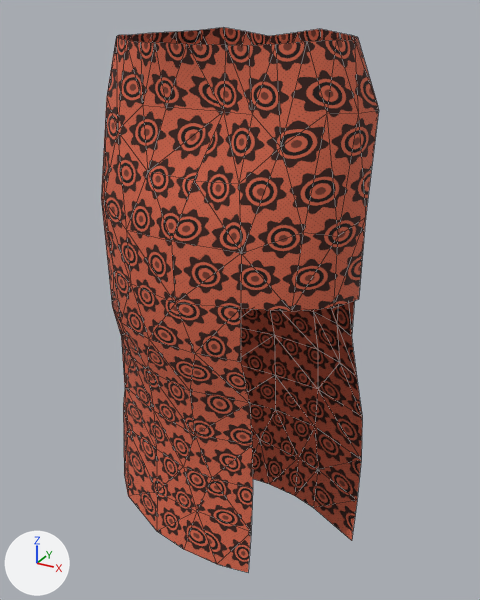
The glTF model client/public/assets/characters/prototype/parts/bottom_slit_female_lod1.glb, before and after one commit.
Before and after are seen from a 50 mm lens placed at (0.466, -0.859, 0.949), pointed at (0.002, -0.016, 0.528). The lights are fixed; the arrows at lower left show +X, +Y and +Z. The first picture is the older version. Mesh edges are drawn as thin lines.

Names of what the first picture shows: 'AWD_W_bottom_slit_l1'.
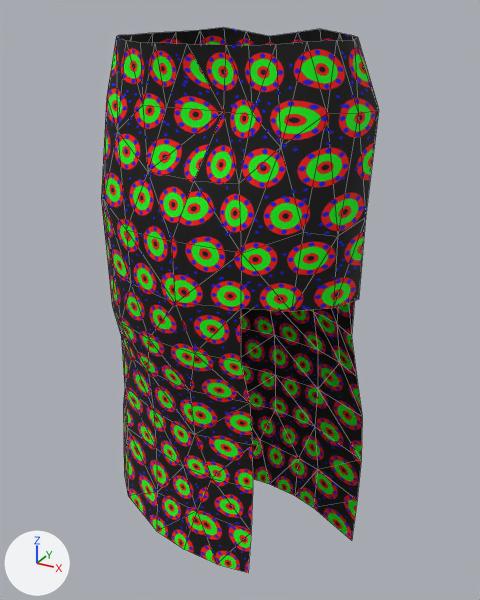
Where the change shows, as pixel boxes [x1, y1, x2, y2] in the pictures (480 x 600 px):
'AWD_W_bottom_slit_l1', recoloured
    both: [101, 27, 379, 573]

What changed in the scene script:
```text
Add img_awd_ankara_mask:
    img_awd_ankara_mask = load_image('awd_ankara_mask', '_unpacked/awd_ankara_mask', 512, 512, 'sRGB')
Add mat_awd_ankara_slit:
    mat_awd_ankara_slit = principled_material('AWD_Ankara_slit')
    mat_awd_ankara_slit.texture = img_awd_ankara_mask
    mat_awd_ankara_slit.roughness = 0.8
Change me_awd_w_bottom_slit_l1:
    where me_awd_w_bottom_slit_l1.from_pydata(...)  # 151 vertices, 250 faces; spans x -0.252..0.209, y -0.173..0.098, z 0.101..0.922
    remove me_awd_w_bottom_slit_l1.materials.append(mat_awd_fabric_ankara_slit)
    add me_awd_w_bottom_slit_l1.materials.append(mat_awd_ankara_slit)  # picture img_awd_ankara_mask
```
